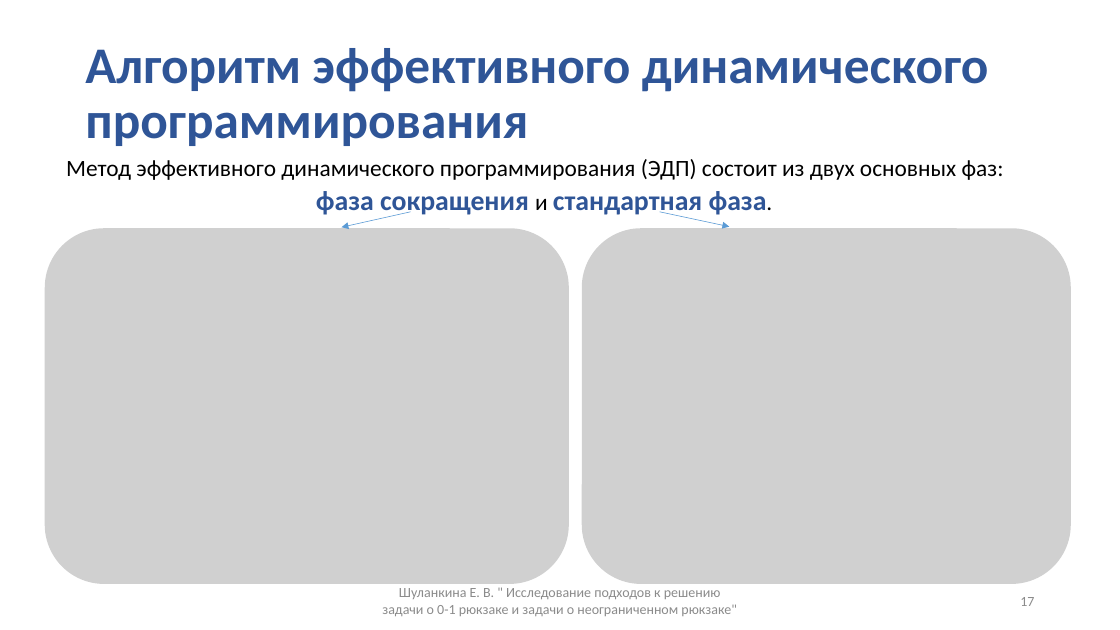
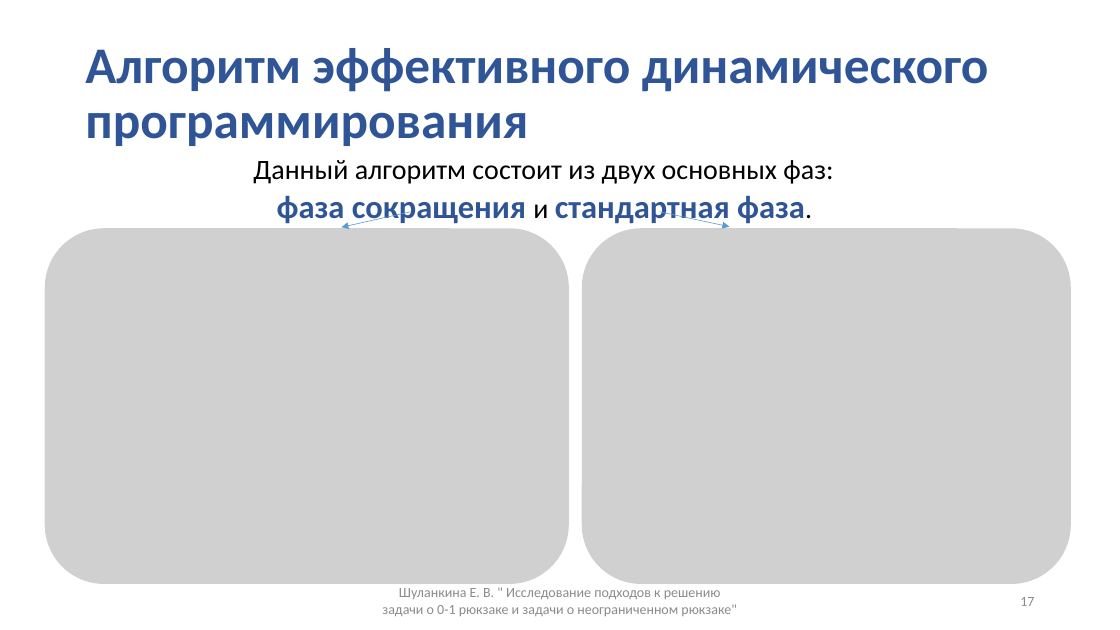
Before and after one commit to ElizJogar/Knapsack-Problems, a slide deck: slide 17 of docs/master_diploma.pptx. Drawn at 1120x630 pixels with LibreOffice and Linux fonts; fonts in the diff are those of the drawing; grey boxes stand for pictures. Boxes give left, top, right and bottom in pixels: in the first picture for what was removed or moved away, otherwise in the second. Text is boxed around its words. In the diff, an @@ line names an element or a change of style, - is before the commit and + after.

```diff
--- a/docs/master_diploma.pptx
+++ b/docs/master_diploma.pptx
@@ text at (253,160,833,184): text changed; size 20 to 24 pt @@
-Метод эффективного динамического программирования (ЭДП) состоит из двух основных фаз:
+Данный алгоритм состоит из двух основных фаз:
@@ text at (277,195,805,227): size 23.8 to 27.9 pt in "фаза сокращения стандартная фаза."; size 20 to 24 pt in "и фаза." @@
```
Also in this commit, not shown: 11 other slides changed, 1 other file.
